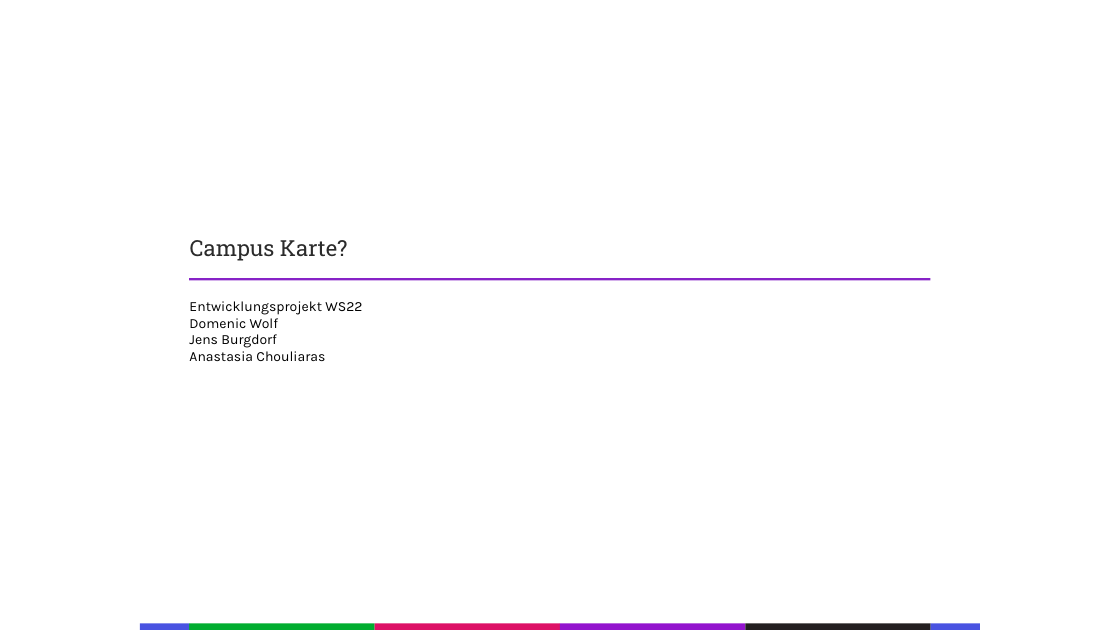
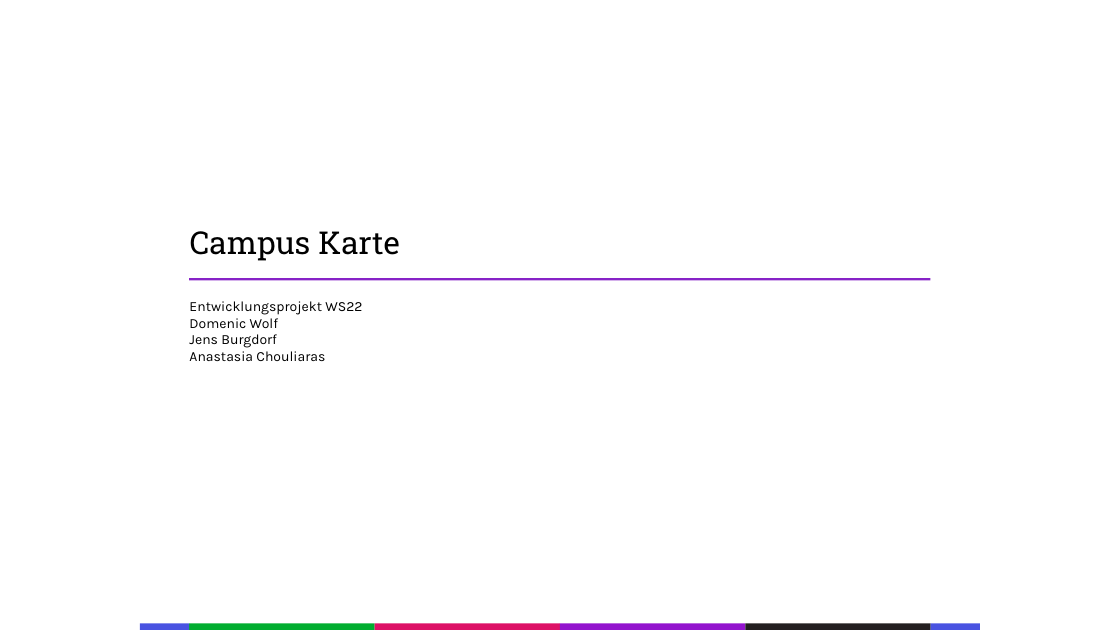
Before and after one commit to Splashpixx/EPW2122ChouliarasBurgdorfWolf, a slide deck: slide 1 of Audit-1/Audit 1.pptx. Drawn at 1120x630 pixels with LibreOffice and Linux fonts; fonts in the diff are those of the drawing. Boxes give left, top, right and bottom in pixels: in the first picture for what was removed or moved away, otherwise in the second. Text is boxed around its words. In the diff, an @@ line names an element or a change of style, - is before the commit and + after.

```diff
--- a/Audit-1/Audit 1.pptx
+++ b/Audit-1/Audit 1.pptx
@@ text at [190,231,400,261]: text changed; size 19 to 27 pt; text colour #2B2B2B to #000000 @@
-Campus Karte?
+Campus Karte
```
Also in this commit, not shown: 5 slides added, 3 slides removed, 5 other files.
